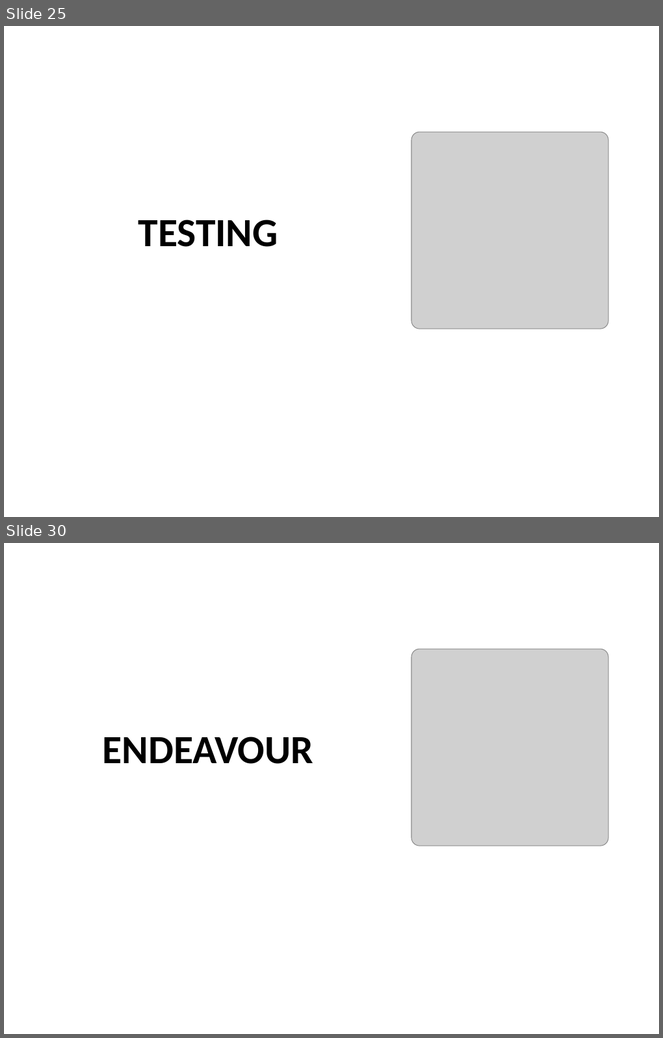
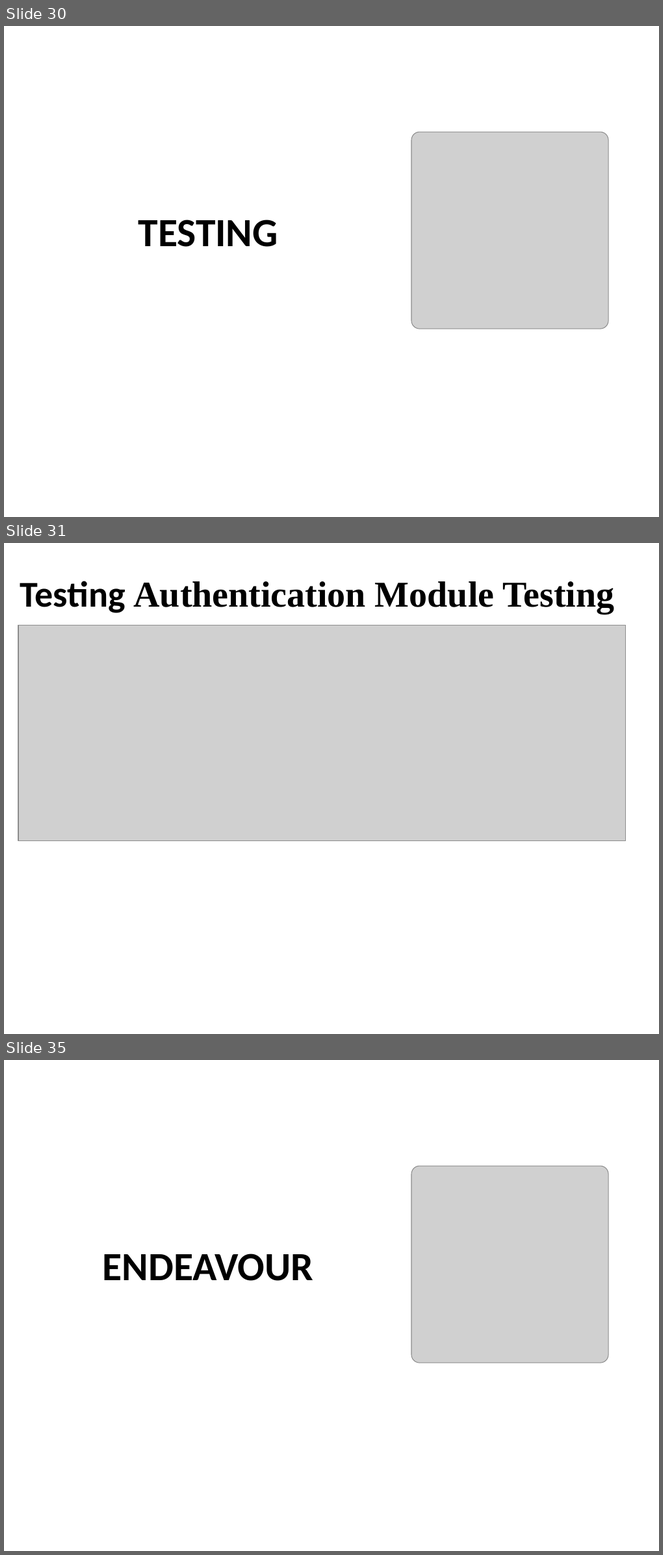
Before and after one commit to HAMZAZAWARI2/selfdm_, a slide deck: Fyp_presentation_part_01.pptx. Shown one above the other, each under a label of ours: slides 25 and 30 before the commit, slides 30, 31 and 35 after it; the slides between them are not shown. The pictures are 663x1038 and 663x1555 pixels, drawn with LibreOffice and Linux fonts; fonts in the diff are those of the drawing; grey boxes stand for pictures; background and template pictures are left out. Boxes give left, top, right and bottom in pixels: in the first picture for what was removed or moved away, otherwise in the second. Text is boxed around its words. In the diff, an @@ line names an element or a change of style, - is before the commit and + after.

```diff
--- a/Fyp_presentation_part_01.pptx
+++ b/Fyp_presentation_part_01.pptx
@@ slide 31 added at (4, 543, 659, 1034), background picture (left out) @@
@@ title added at (20, 581, 614, 614), 40 pt, text #000000, bold @@
+Testing Authentication Module Testing
@@ picture added at (18, 626, 626, 841) @@
@@ what was slide 25 is now slide 30 @@
@@ what was slide 30 is now slide 35 @@
```
Also in this commit, not shown: 7 slides changed, 9 other slides added, 7 slides removed.
